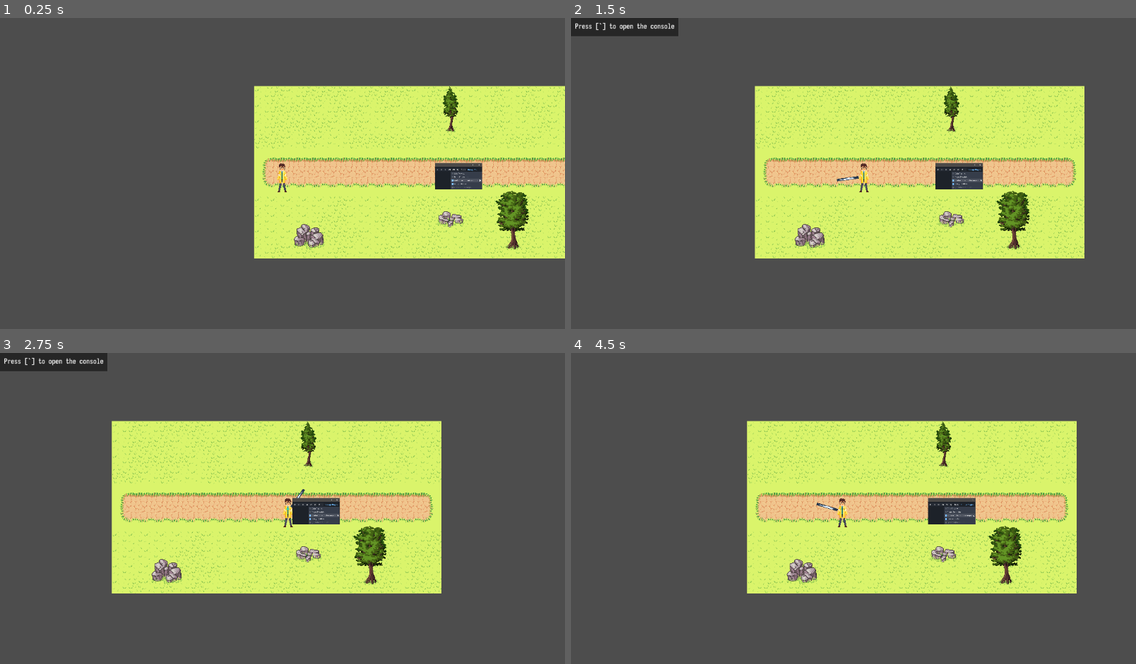
Above: before the commit, frames 1-4 (two rows, left to right).
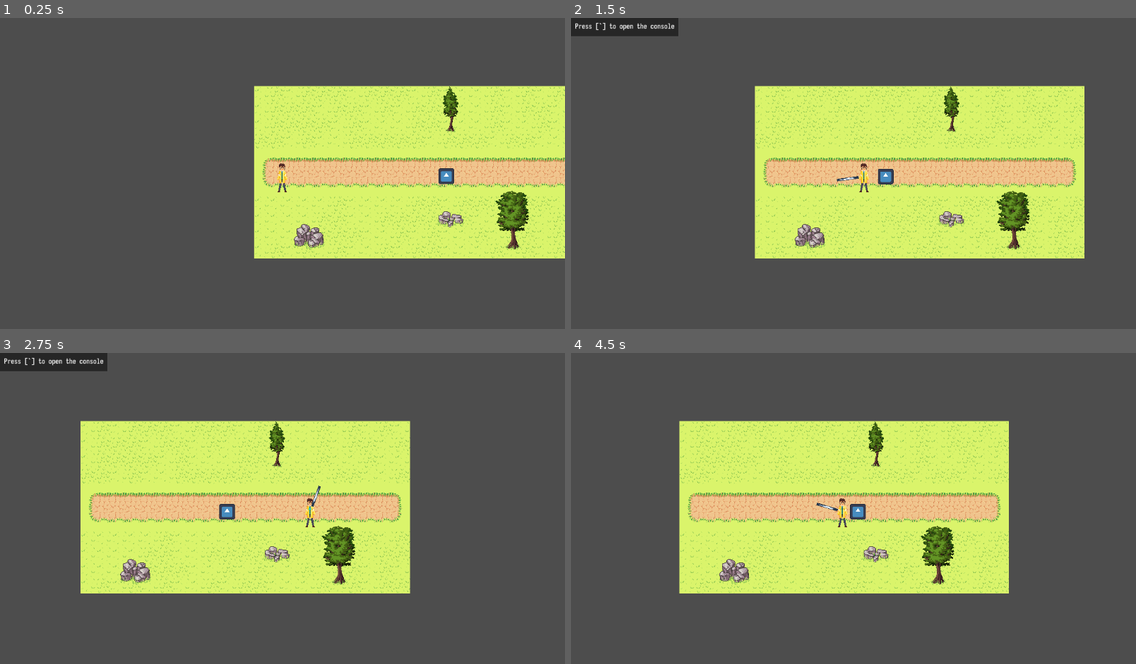
Above: after the commit, the same moments.

Repository: Kiwi-the-Cat/Untitled-Roguelike
Game: Godot game, scene res://levels/LevelThree.tscn
The game is run twice, just before and just after one commit, with the same random seed, the same clock (stepped at 60 frames per second) and the same inputs. This scene is started directly instead of the project's main scene. The engine's default icon, where the game draws it, is replaced by a stand-in: a white triangle on a blue panel in a dark square.
Inputs (mouse positions are in pixels of both pictures, inside the frame that each line leads up to):
- Up to frame 1 (0.25 s): no input
- Up to frame 2 (1.5 s): move the mouse to (977, 161) at 0.52 s; press the mouse at (977, 161) at 0.53 s; hold D (right) 0.53-1.25 s; release the mouse at (977, 161) at 1.25 s; drag from (740, 192) to (887, 173) at 1.27 s
- Up to frame 3 (2.75 s): move the mouse to (339, 443) at 2.02 s; press the mouse at (339, 443) at 2.03 s; hold D (right) from 2.03 s (still down); tap Shift (roll) at 2.1 s
- Up to frame 4 (4.5 s): release D (right) at 2.75 s; release the mouse at (910, 443) at 2.75 s; drag from (825, 573) to (684, 464) at 2.77 s; move the mouse to (1023, 558) at 3.52 s; press the mouse at (1023, 558) at 3.53 s; hold A (left) 3.53-4.25 s; release the mouse at (1023, 558) at 4.25 s; drag from (684, 464) to (847, 514) at 4.27 s

The runs differ from the first frame. In frame 1, 0.7% of the frame differs, in the area x 77-86%, y 46-56%; in frame 2, 0.9%; in frame 3, 12%; in frame 4, 20%, in the area x 19-90%, y 21-78%.

Commit message:
Enemy Movement
Used NavMesh
Need to add recoil on attack

Diff:
--- a/enemies/enemy.gd
+++ b/enemies/enemy.gd
@@ -1,15 +1,38 @@
 extends CharacterBody2D
 
+@onready var player = get_parent().get_node("Player")
+
+#Combat variables
 @export var health:int = 20
+signal enemyAttack
+
+#Movement
+@onready var navAgent = $NavigationAgent2D
+var target:Vector2;
+var speed:int = 100
+
+func _process(delta):
+	move()
+
+func move():
+	target = Vector2(player.position.x, player.position.y)
+	navAgent.set_target_position(target)
+
+	if(position.distance_to(target) > 0.5):
+		var currentPos = global_transform.origin
+		var nextPos = navAgent.get_next_path_position()
+		velocity = (nextPos - currentPos).normalized() * speed
+		move_and_slide()
 
 func hurt():
 	health -= 2
-	if(health > 0):
-		print("Health: ", health)
-	else:
+	print("Enemy: ", health)
+	if(health <= 0):
 		print("Dead")
 		get_parent().remove_child(self)
 
-
 func _on_player_knife_active():
 	hurt()
+
+func _on_enemy_area_body_entered(body):
+	enemyAttack.emit()
--- a/enemies/enemy.tscn
+++ b/enemies/enemy.tscn
@@ -1,19 +1,30 @@
-[gd_scene load_steps=4 format=3 uid="uid://cd8bdomu8khkc"]
+[gd_scene load_steps=5 format=3 uid="uid://cd8bdomu8khkc"]
 
-[ext_resource type="Texture2D" uid="uid://bllvk3tuo6l22" path="res://QuickPluginManager.png" id="1_kkfcj"]
 [ext_resource type="Script" path="res://enemies/enemy.gd" id="1_yxqfl"]
+[ext_resource type="Texture2D" uid="uid://bjy37sh85ccg5" path="res://icon.svg" id="2_ckfc4"]
+
+[sub_resource type="RectangleShape2D" id="RectangleShape2D_0f62o"]
+size = Vector2(34, 34)
 
 [sub_resource type="RectangleShape2D" id="RectangleShape2D_tqq16"]
-size = Vector2(98, 56)
+size = Vector2(32, 32)
 
 [node name="Enemy" type="CharacterBody2D"]
 collision_layer = 3
 collision_mask = 3
 script = ExtResource("1_yxqfl")
 
+[node name="EnemyArea" type="Area2D" parent="."]
+
+[node name="EnemyAttack" type="CollisionShape2D" parent="EnemyArea"]
+shape = SubResource("RectangleShape2D_0f62o")
+
 [node name="EnemyCollision" type="CollisionShape2D" parent="."]
+visible = false
 shape = SubResource("RectangleShape2D_tqq16")
 
-[node name="Sprite2D" type="Sprite2D" parent="EnemyCollision"]
+[node name="Sprite2D" type="Sprite2D" parent="."]
 scale = Vector2(0.25, 0.25)
-texture = ExtResource("1_kkfcj")
+texture = ExtResource("2_ckfc4")
+
+[connection signal="body_entered" from="EnemyArea" to="." method="_on_enemy_area_body_entered"]
--- a/levels/LevelThree.tscn
+++ b/levels/LevelThree.tscn
@@ -1,9 +1,14 @@
-[gd_scene load_steps=8 format=3 uid="uid://bm4lg146h0inf"]
+[gd_scene load_steps=9 format=3 uid="uid://bm4lg146h0inf"]
 
 [ext_resource type="Texture2D" uid="uid://cbi4i1dnq1dnv" path="res://assets/Grass_And_Ground_Tile_set.png" id="1_verdy"]
 [ext_resource type="Texture2D" uid="uid://c7nic7cr6qmrv" path="res://assets/tree_rock_bush_sprites.png" id="2_jobmf"]
 [ext_resource type="PackedScene" uid="uid://dvv1qv3dl5byx" path="res://player/character_body_2d.tscn" id="3_pcbn6"]
 [ext_resource type="PackedScene" uid="uid://cd8bdomu8khkc" path="res://enemies/enemy.tscn" id="4_2msrt"]
+
+[sub_resource type="NavigationPolygon" id="NavigationPolygon_xrxh5"]
+vertices = PackedVector2Array(-417, -184, 255, -184, 255, 168, -417, 168)
+polygons = Array[PackedInt32Array]([PackedInt32Array(0, 1, 2, 3)])
+outlines = Array[PackedVector2Array]([PackedVector2Array(-417, -184, 255, -184, 255, 168, -417, 168)])
 
 [sub_resource type="TileSetAtlasSource" id="TileSetAtlasSource_0itru"]
 texture = ExtResource("1_verdy")
@@ -145,6 +150,10 @@
 
 [node name="LevelThree" type="Node2D"]
 
+[node name="NavigationRegion2D" type="NavigationRegion2D" parent="."]
+position = Vector2(417, 184)
+navigation_polygon = SubResource("NavigationPolygon_xrxh5")
+
 [node name="LevelThreeTiles" type="TileMap" parent="."]
 tile_set = SubResource("TileSet_it3qe")
 format = 2
@@ -158,11 +167,14 @@
 layer_1/z_index = 0
 layer_1/tile_data = PackedInt32Array(589827, 1, 1, 524304, 262145, 0, 65548, 131073, 1, 524300, 1, 0, 786431, 1, 4, 720 …(924 unchanged characters)…
 
+[node name="Enemy" parent="." instance=ExtResource("4_2msrt")]
+position = Vector2(417, 184)
+
+[node name="NavigationAgent2D" type="NavigationAgent2D" parent="Enemy"]
+
 [node name="Player" parent="." instance=ExtResource("3_pcbn6")]
 position = Vector2(58, 185)
 scale = Vector2(0.5, 0.5)
 
-[node name="Enemy" parent="." instance=ExtResource("4_2msrt")]
-position = Vector2(417, 184)
-
+[connection signal="enemyAttack" from="Enemy" to="Player" method="_on_enemy_enemy_attack"]
 [connection signal="knife_active" from="Player" to="Enemy" method="_on_player_knife_active"]
--- a/library/CharacterMovement.gd
+++ b/library/CharacterMovement.gd
@@ -1,8 +1,11 @@
 extends CharacterBody2D
 
+#Combat variables
 signal knife_active
 
-#Physics varables
+@export var health:int = 20
+
+#Physics variables
 @export var speed:int = 300
 @export var friction:float = 0.1
 @export var acceleration:float = 0.7
@@ -116,3 +119,10 @@
 
 func _on_knife_body_entered(body):
 	knife_active.emit()
+
+func hurt():
+	health -= 2;
+	print("Player: ", health)
+
+func _on_enemy_enemy_attack():
+	hurt();
